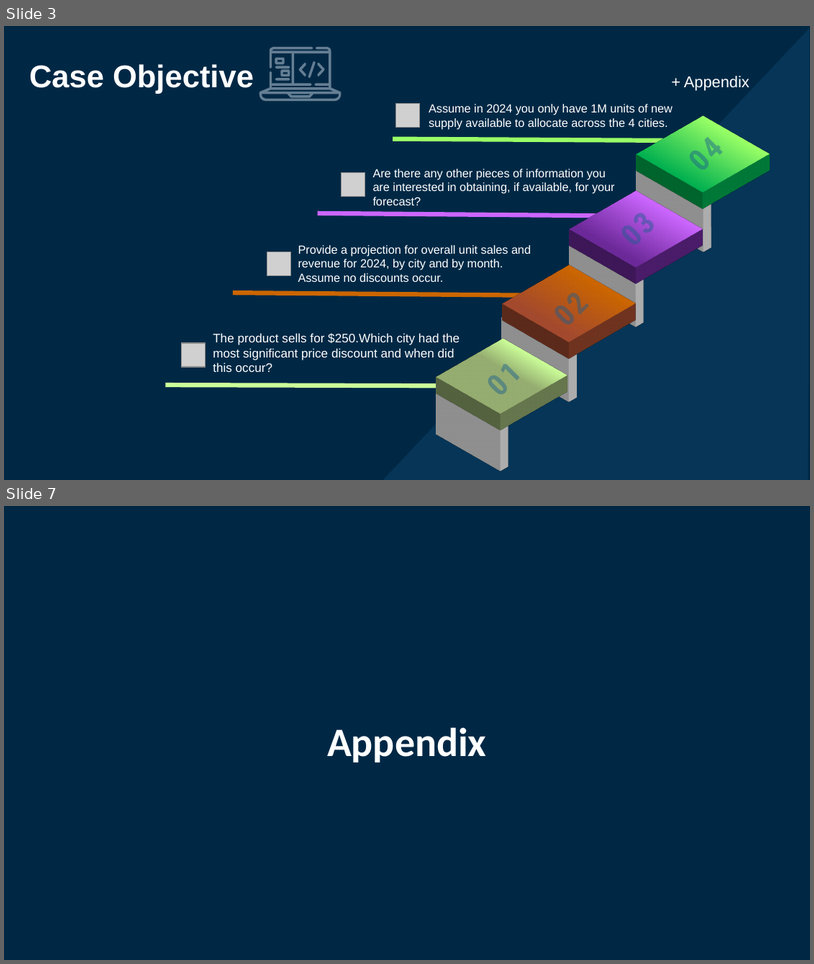
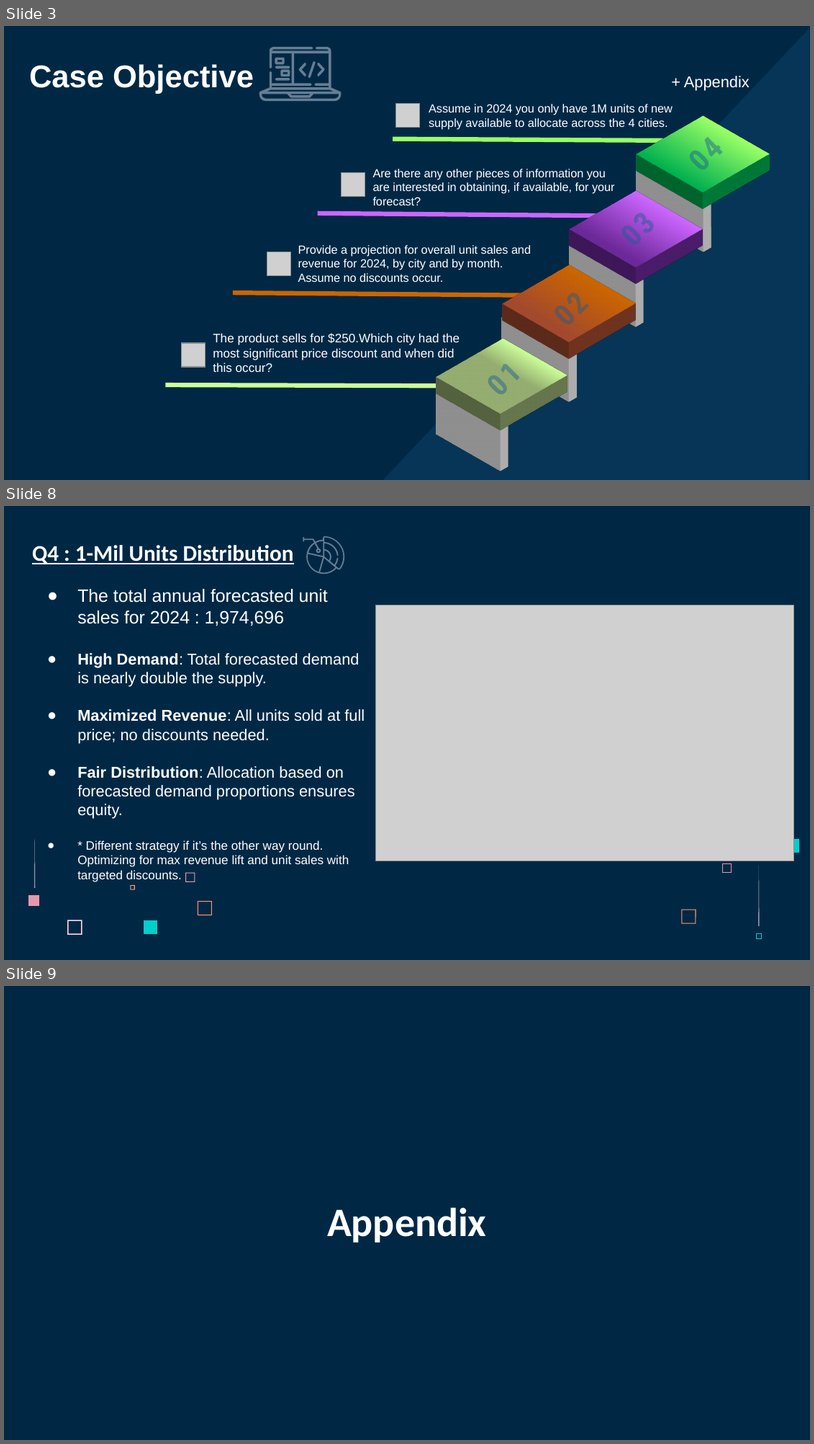
Before and after one commit to vamshi694/Apple_Case_Study, a slide deck: Data/Apple_Case_Study_Presentation_VAMSHI_MUGALA.pptx. Shown one above the other, each under a label of ours: slides 3 and 7 before the commit, slides 3, 8 and 9 after it; the slides between them are not shown. The pictures are 814x964 and 814x1444 pixels, drawn with LibreOffice and Linux fonts; fonts in the diff are those of the drawing; grey boxes stand for pictures. Boxes give left, top, right and bottom in pixels: in the first picture for what was removed or moved away, otherwise in the second. Text is boxed around its words. In the diff, an @@ line names an element or a change of style, - is before the commit and + after.

```diff
--- a/Data/Apple_Case_Study_Presentation_VAMSHI_MUGALA.pptx
+++ b/Data/Apple_Case_Study_Presentation_VAMSHI_MUGALA.pptx
@@ slide 8 added at [4,506,810,960], background #002845 @@
@@ title added at [32,545,294,564], 20 pt, text #FFFFFF, bold, underline @@
+Q4 : 1-Mil Units Distribution
@@ freeform shape added at [304,536,345,574], fill #657E93 @@
@@ text added at [77,589,365,882], 14 pt, text #FFFFFF @@
+● The total annual forecasted unit sales for 2024 : 1,974,696
+● High Demand: Total forecasted demand is nearly double the supply.
+● Maximized Revenue: All units sold at full price; no discounts needed.
+● Fair Distribution: Allocation based on forecasted demand proportions ensures equity.
+● * Different strategy if it’s the other way round. Optimizing for max revenue lift and unit sales with targeted discounts.
@@ picture added at [376,605,795,861] @@
@@ freeform shape added at [35,838,36,888], fill #FFD6E1 @@
@@ freeform shape added at [786,838,800,852], fill #00CFCC @@
@@ freeform shape added at [185,872,195,882], fill #E898AC @@
@@ freeform shape added at [723,863,731,872], outline #E898AC 0.23 pt @@
@@ freeform shape added at [759,865,759,926], fill #FFD6E1 @@
@@ freeform shape added at [131,885,136,890], fill #FF9973 @@
@@ freeform shape added at [29,895,39,905], fill #E898AC @@
@@ freeform shape added at [198,901,212,915], fill #FF9973 @@
@@ freeform shape added at [682,909,697,924], fill #FF9973 @@
@@ freeform shape added at [67,920,82,934], fill #FFD6E1 @@
@@ freeform shape added at [144,921,157,934], fill #00CFCC @@
@@ freeform shape added at [756,934,761,938], outline #00CFCC 0.23 pt @@
@@ what was slide 7 is now slide 9 @@
```
Also in this commit, not shown: 3 slides changed, 2 other slides added, 1 slide removed, 1 other file.
